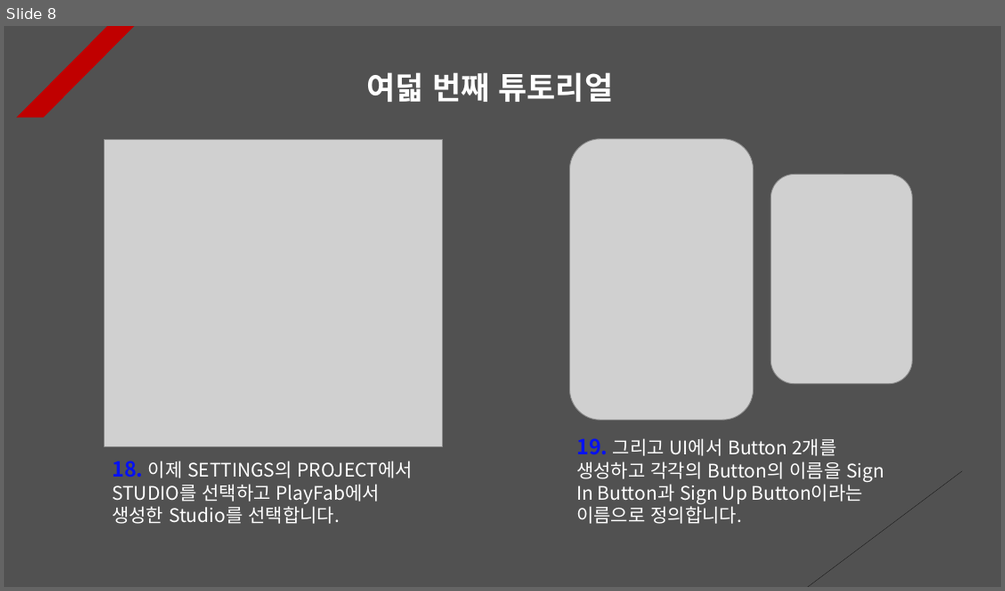
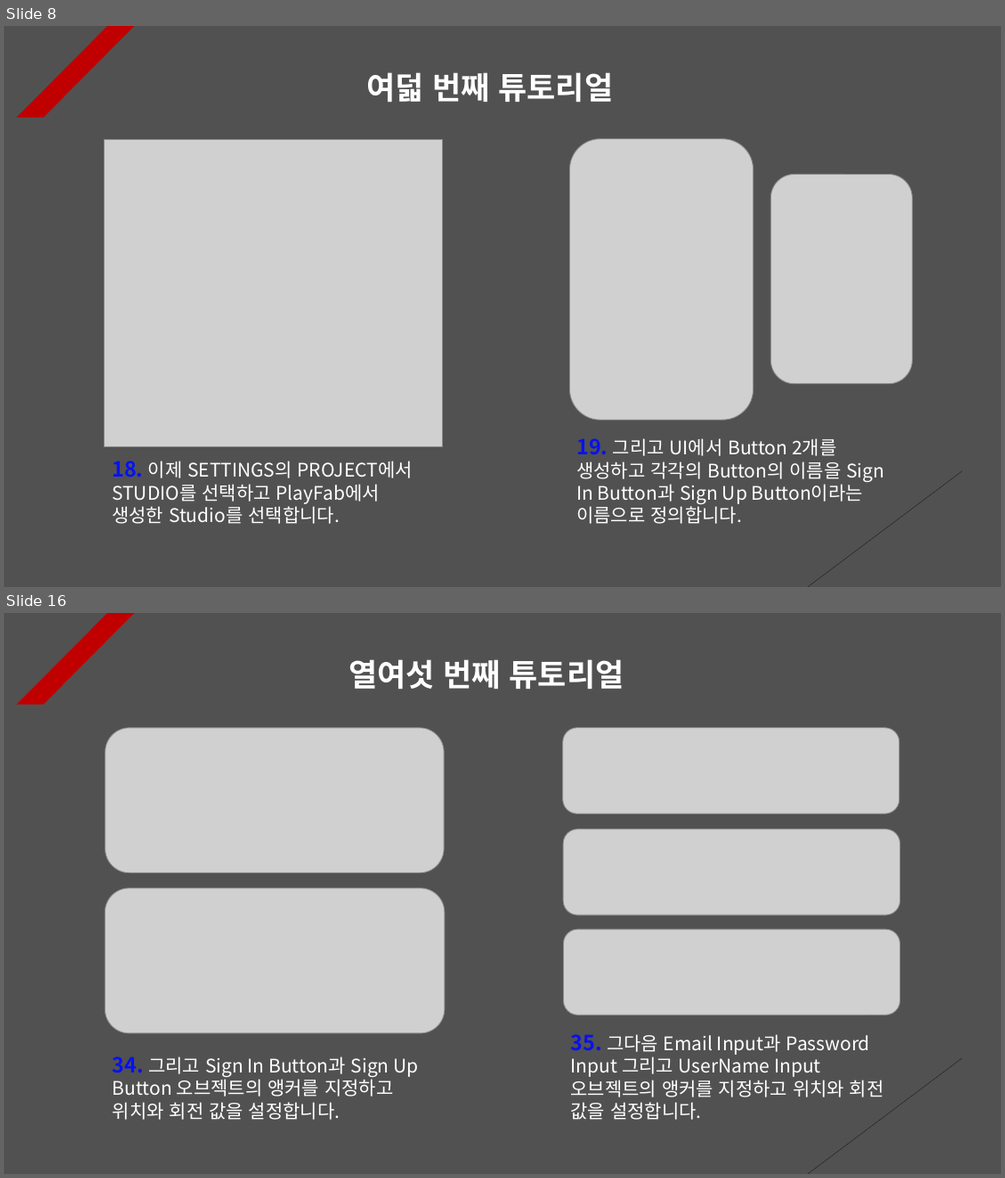
Before and after one commit to Unity2033/3D-UnityEngine, a slide deck: Assets/Class/Photon Server/PPT Data/Photon PlayFab.pptx. Shown one above the other, each under a label of ours: slide 8 before the commit, slides 8 and 16 after it; the slides between them are not shown. The pictures are 1005x591 and 1005x1178 pixels, drawn with LibreOffice and Linux fonts; fonts in the diff are those of the drawing; grey boxes stand for pictures. Boxes give left, top, right and bottom in pixels: in the first picture for what was removed or moved away, otherwise in the second. Text is boxed around its words. In the diff, an @@ line names an element or a change of style, - is before the commit and + after.

```diff
--- a/Assets/Class/Photon Server/PPT Data/Photon PlayFab.pptx
+++ b/Assets/Class/Photon Server/PPT Data/Photon PlayFab.pptx
@@ slide 16 added at (4,613,1001,1174), background #515151; not listed: 2 template elements that a slide beside it also shows @@
@@ text added at (348,659,624,689), 30 pt, text #FFFFFF, bold @@
+열여섯 번째 튜토리얼
@@ picture added at (105,728,444,873) @@
@@ picture added at (563,728,899,813) @@
@@ picture added at (563,829,900,915) @@
@@ picture added at (105,888,445,1033) @@
@@ picture added at (563,929,900,1015) @@
@@ text added at (571,1034,884,1119), 18 pt, text #FFFFFF @@
+35. 그다음 Email Input과 Password Input 그리고 UserName Input 오브젝트의 앵커를 지정하고 위치와 회전 값을 설정합니다.
@@ text added at (113,1056,418,1119), 18 pt, text #FFFFFF @@
+34. 그리고 Sign In Button과 Sign Up Button 오브젝트의 앵커를 지정하고 위치와 회전 값을 설정합니다.
```
Also in this commit, not shown: 7 slides changed, 1 other slide added, 1 slide removed, 26 other files.
